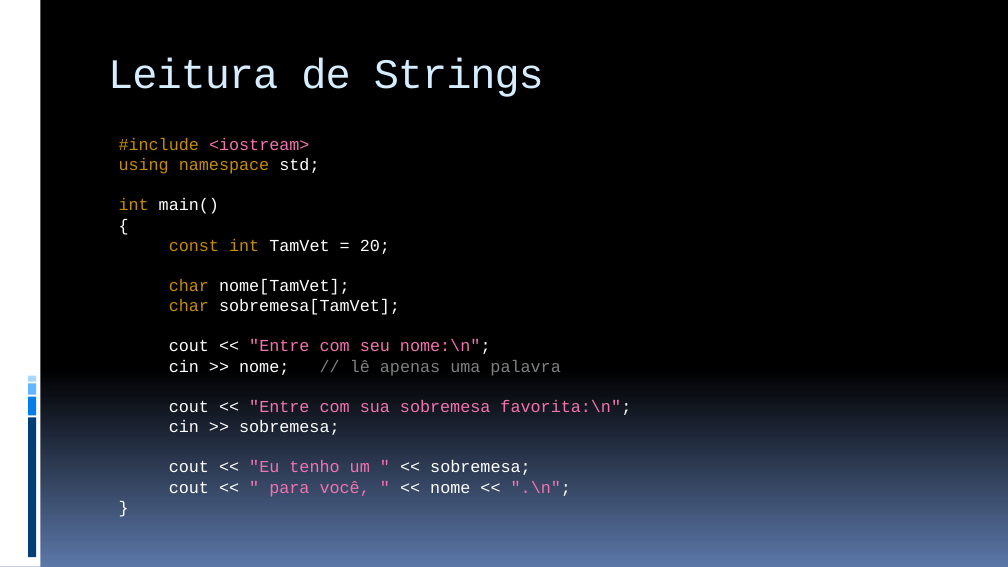
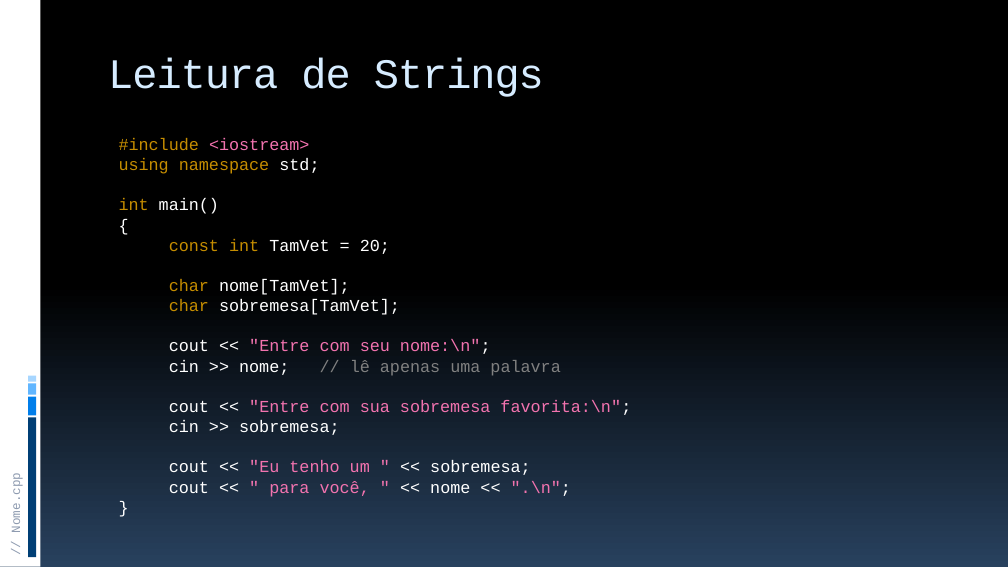
Before and after one commit to JudsonSS/ProgComp, a slide deck: slide 12 of Slides/11. Strings.pptx. Drawn at 1008x567 pixels with LibreOffice and Linux fonts; fonts in the diff are those of the drawing. Boxes give left, top, right and bottom in pixels: in the first picture for what was removed or moved away, otherwise in the second. Text is boxed around its words. In the diff, an @@ line names an element or a change of style, - is before the commit and + after.

```diff
--- a/Slides/11. Strings.pptx
+++ b/Slides/11. Strings.pptx
@@ background gradient #000000 to #5B77A8 to gradient #000000 to #28415E @@
@@ text added at bbox=[10, 480, 24, 531], 12 pt, text #8E9BB0 @@
+// Nome.cpp
```
Also in this commit, not shown: 36 other slides changed, 8 other files.
